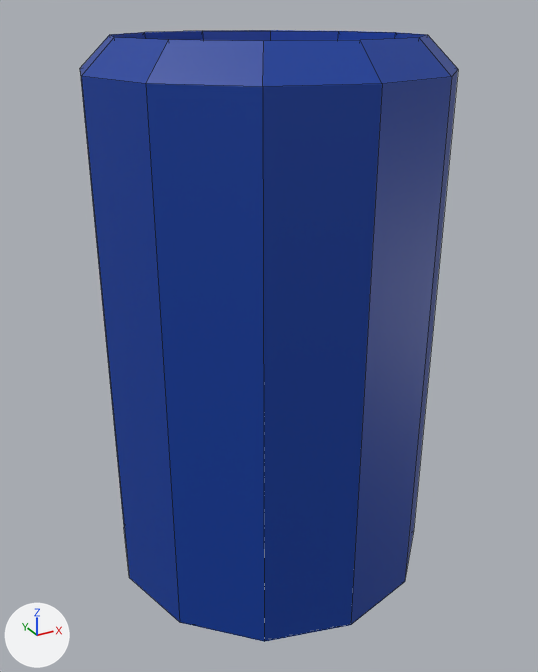
Before and after pictures for a commit that changed the Blender file TrasherVR/Assets/Models/Trash/metal2.blend.
Before and after are seen from a 50 mm camera at (-1.21, -2.2, 1.07) aimed at (0.0, -0.01, -0.02). The lights are fixed; the arrows at lower left show +X, +Y and +Z. Mesh edges are drawn as thin lines.
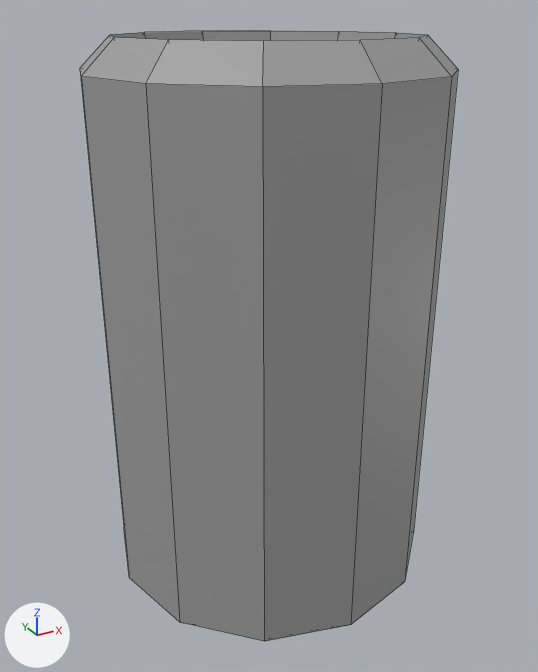
Pixel boxes (x1, y1, x2, y2) of what changed, in the pictures (538 x 672 px):
'Cylinder', recoloured (blue to grey)
    both: (80, 30, 458, 642)

Diff of the bpy script that builds the scene:
```diff
--- a/TrasherVR/Assets/Models/Trash/metal2.blend.py
+++ b/TrasherVR/Assets/Models/Trash/metal2.blend.py
@@ img_tex_metal_png @@
+img_tex_metal_png = load_image('tex_Metal.png', 'tex_Metal.png', 2, 2, 'sRGB')
@@ mat_mat_metal2 @@
+mat_mat_metal2 = principled_material('mat_Metal2')
+mat_mat_metal2.texture = img_tex_metal_png
@@ me_cylinder @@
 me_cylinder.from_pydata(...)  # 72 vertices, 62 faces; spans x -0.6..0.6, y -0.6..0.6, z -1.0..1.0
-me_cylinder.materials.append(mat_pepsimat)  # blue #003b9e
+me_cylinder.materials.append(mat_mat_metal2)  # picture img_tex_metal_png
```
